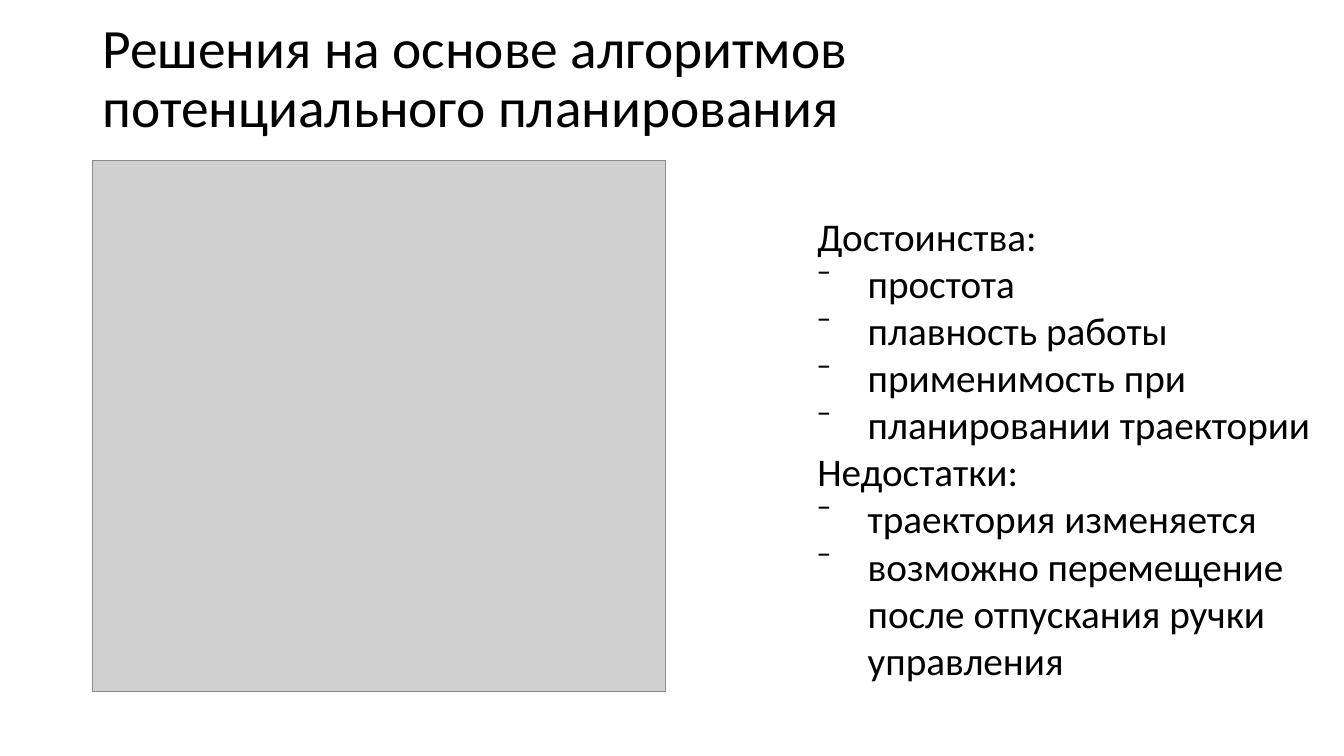
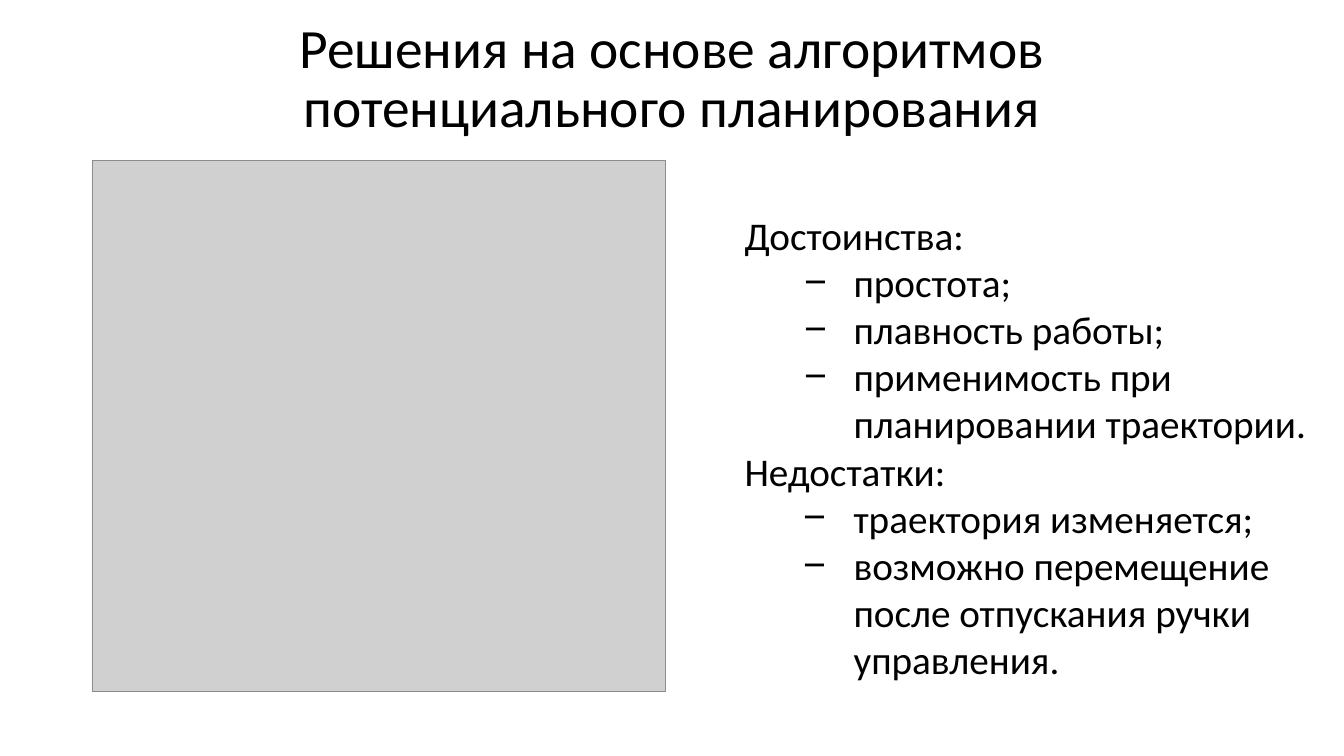
Before and after one commit to NikitaKhalyavin/NIR, a slide deck: slide 7 of семинар2Халявин.pptx. Drawn at 1344x756 pixels with LibreOffice and Linux fonts; fonts in the diff are those of the drawing; grey boxes stand for pictures. Boxes give left, top, right and bottom in pixels: in the first picture for what was removed or moved away, otherwise in the second. Text is boxed around its words. In the diff, an @@ line names an element or a change of style, - is before the commit and + after.

```diff
--- a/семинар2Халявин.pptx
+++ b/семинар2Халявин.pptx
@@ title "Решения на основе алгоритмов потенциального ..." at [300, 32, 1044, 136]: alignment left to centre @@
@@ text "Достоинства:": place and size @@
-text "Достоинства:" at [817, 226, 1310, 682]
+text "Достоинства:" at [745, 225, 1306, 681]
@@ text at [854, 278, 1306, 445]: text changed @@
-⁻ простота
-⁻ плавность работы
-⁻ применимость при
-⁻ планировании траектории
+− простота;
+− плавность работы;
+− применимость при
+  планировании траектории.
@@ text at [854, 514, 1270, 681]: text changed @@
-⁻ траектория изменяется
-⁻ возможно перемещение
-  после отпускания ручки
-  управления
+− траектория изменяется;
+− возможно перемещение
+  после отпускания ручки
+  управления.
```
Also in this commit, not shown: 14 other slides changed, 3 other files.
